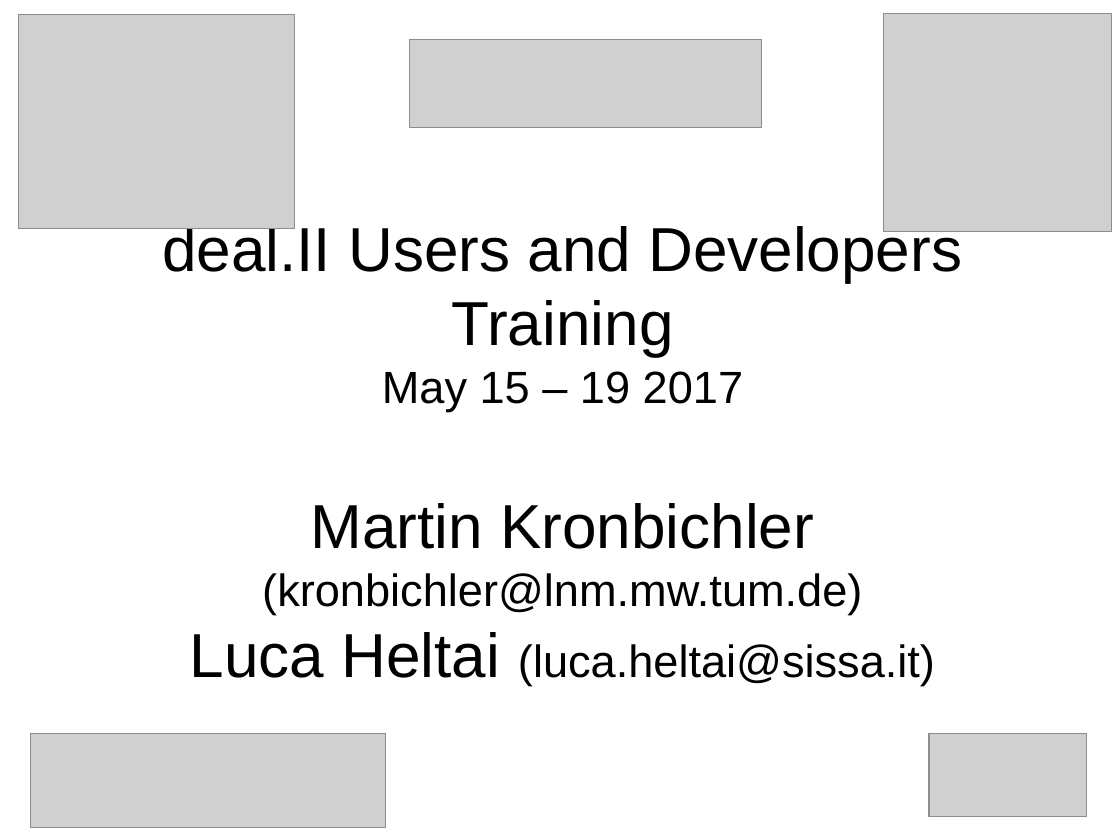
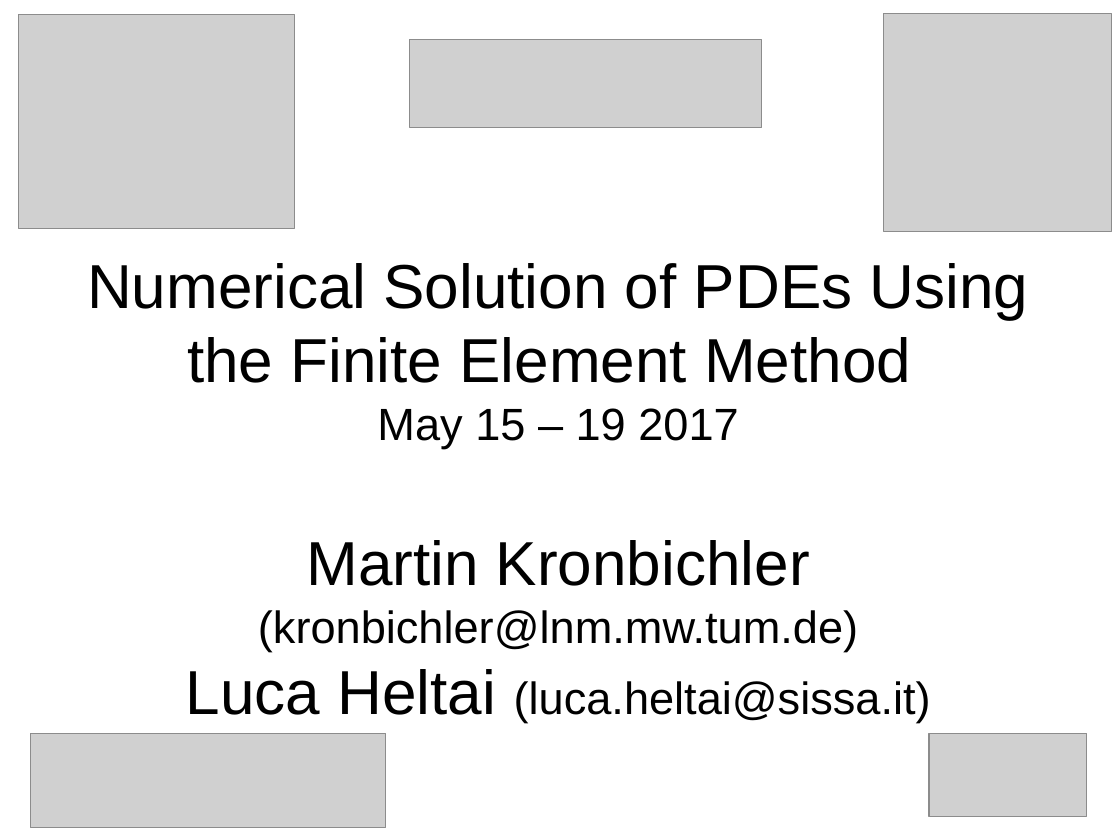
Before and after one commit to jppelteret/2016-ICTP-SISSA-deal.II, a slide deck: slide 1 of slides.odp. Drawn at 1120x840 pixels with LibreOffice and Linux fonts; fonts in the diff are those of the drawing; grey boxes stand for pictures. Boxes give left, top, right and bottom in pixels: in the first picture for what was removed or moved away, otherwise in the second. Text is boxed around its words. In the diff, an @@ line names an element or a change of style, - is before the commit and + after.

Commit message:
Changed title.

```diff
--- a/slides.odp
+++ b/slides.odp
@@ title at (87,263,1029,723): text changed; size 32 to 44 pt @@
-deal.II Users and Developers Training
-May 15 – 19 2017
-Martin Kronbichler (kronbichler@lnm.mw.tum.de)
-Luca Heltai (luca.heltai@sissa.it)
+Numerical Solution of PDEs Using the Finite Element Method
+May 15 – 19 2017
+Martin Kronbichler (kronbichler@lnm.mw.tum.de)
+Luca Heltai (luca.heltai@sissa.it)
```
Also in this commit, not shown: 2 other slides changed.
